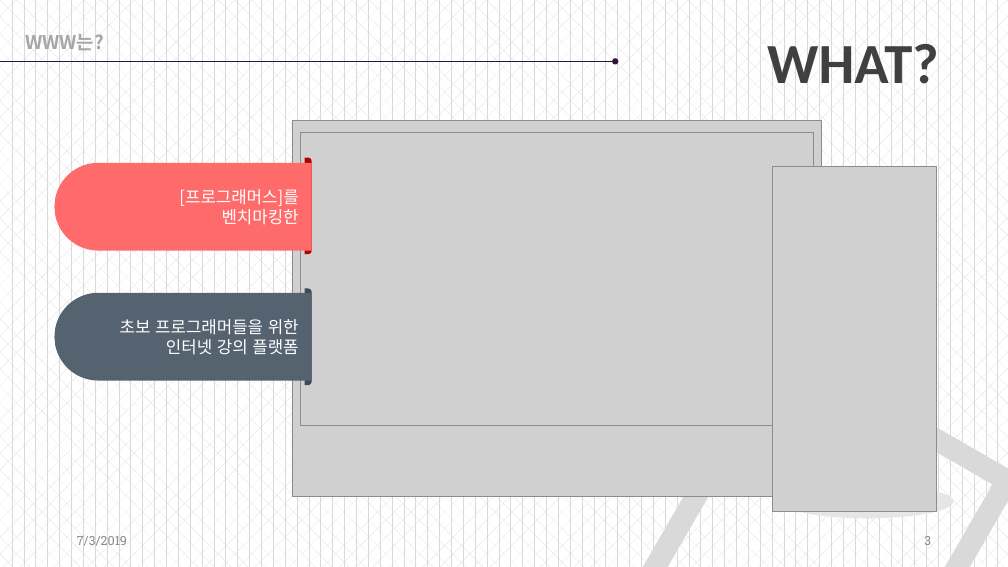
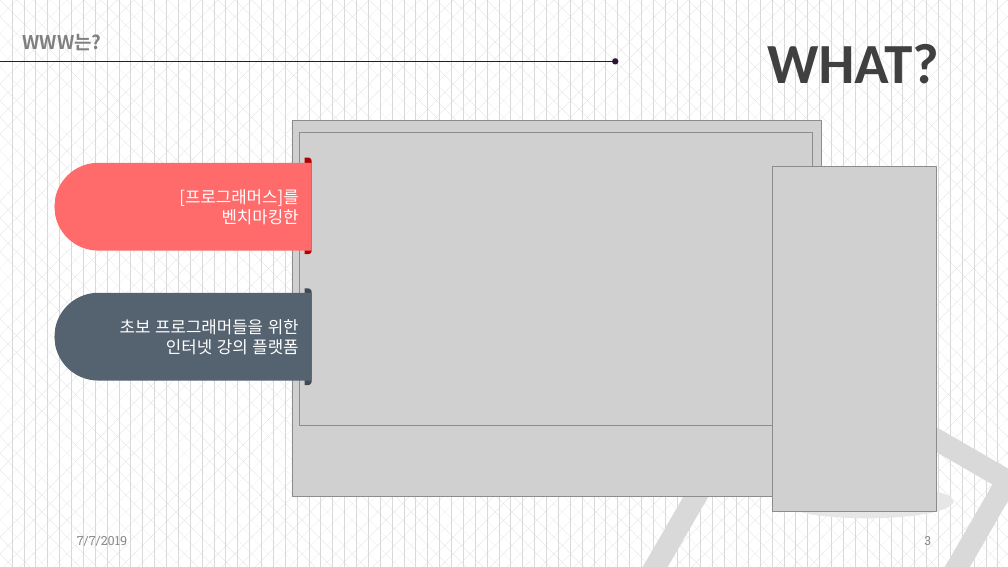
Before and after one commit to gyuri7/project, a slide deck: slide 3 of 1.프로젝트기획서.pptx. Drawn at 1008x567 pixels with LibreOffice and Linux fonts; fonts in the diff are those of the drawing; grey boxes stand for pictures. Boxes give left, top, right and bottom in pixels: in the first picture for what was removed or moved away, otherwise in the second. Text is boxed around its words. In the diff, an @@ line names an element or a change of style, - is before the commit and + after.

```diff
--- a/1.프로젝트기획서.pptx
+++ b/1.프로젝트기획서.pptx
@@ text "WWW는?" at box(23, 34, 102, 51): text colour #A6A6A6 to #808080 @@
@@ text at box(77, 536, 127, 546): text changed @@
-7/3/2019
+7/7/2019
```
Also in this commit, not shown: 12 other slides changed.
